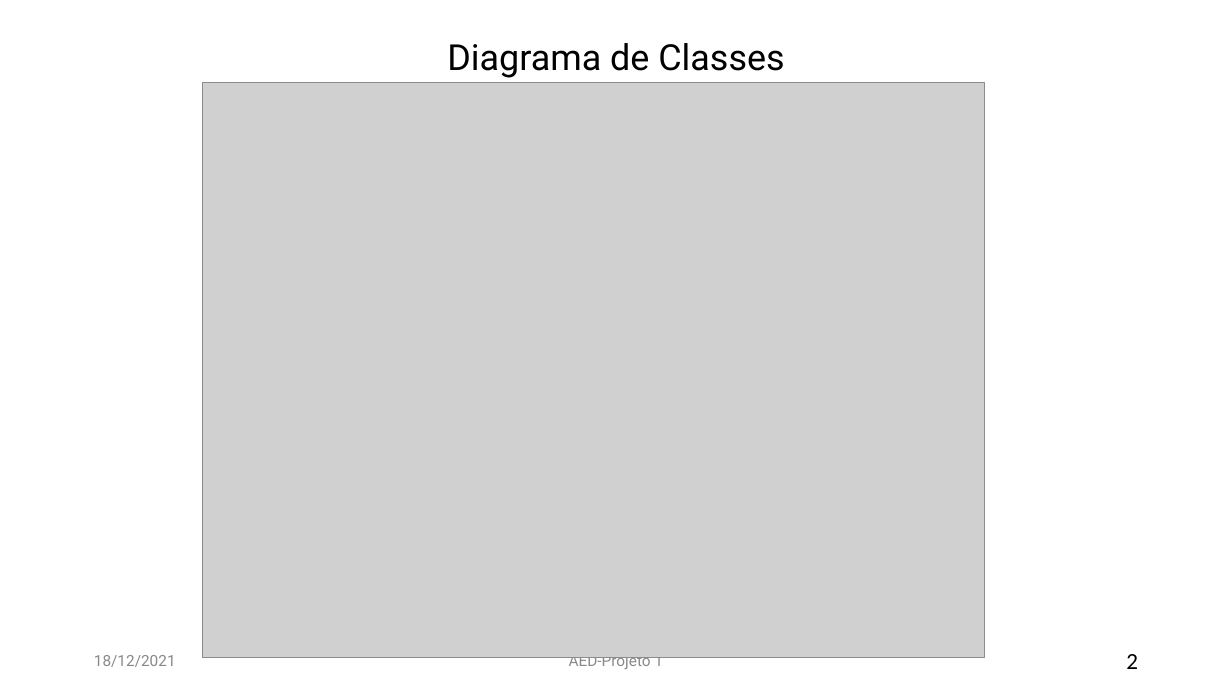
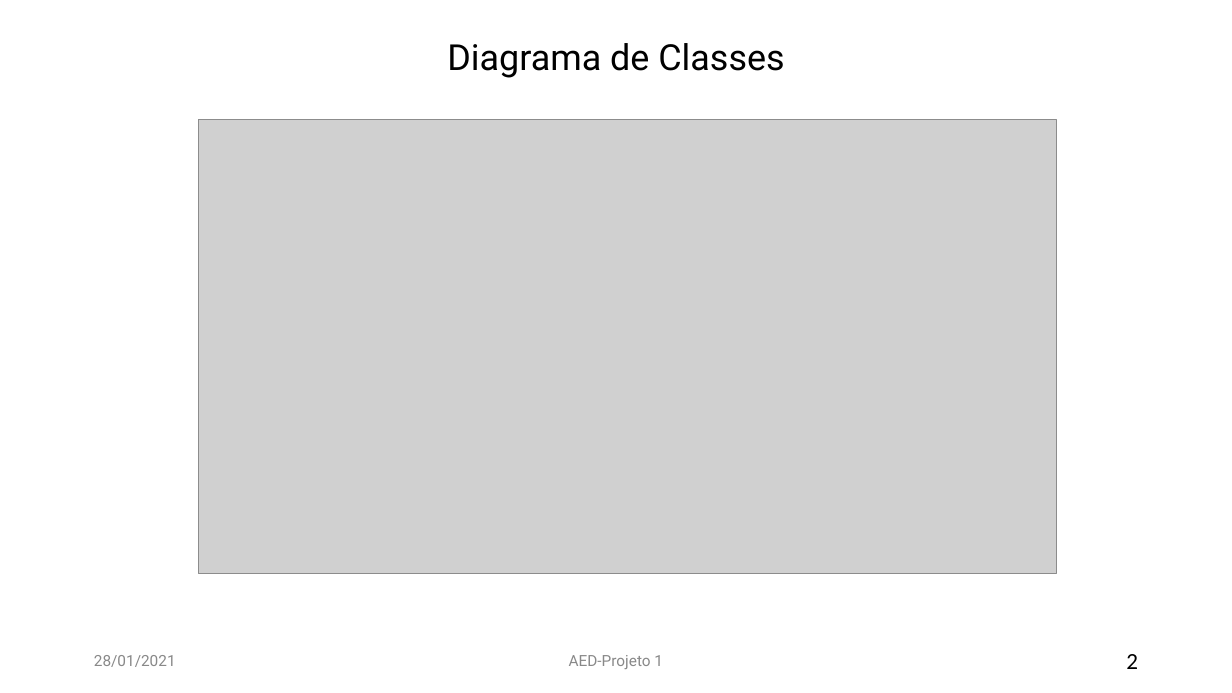
Before and after one commit to diogocosta876/AED-TransportesPublicosPorto, a slide deck: slide 2 of AED - STCP G10.pptx. Drawn at 1232x693 pixels with LibreOffice and Linux fonts; fonts in the diff are those of the drawing; grey boxes stand for pictures. Boxes give left, top, right and bottom in pixels: in the first picture for what was removed or moved away, otherwise in the second. Text is boxed around its words. In the diff, an @@ line names an element or a change of style, - is before the commit and + after.

```diff
--- a/AED - STCP G10.pptx
+++ b/AED - STCP G10.pptx
@@ picture: place and size @@
-picture at [202, 83, 985, 658]
+picture at [199, 119, 1057, 573]
@@ text at [94, 655, 176, 667]: text changed @@
-18/12/2021
+28/01/2021
```
Also in this commit, not shown: 8 other slides changed, 2 other files.
